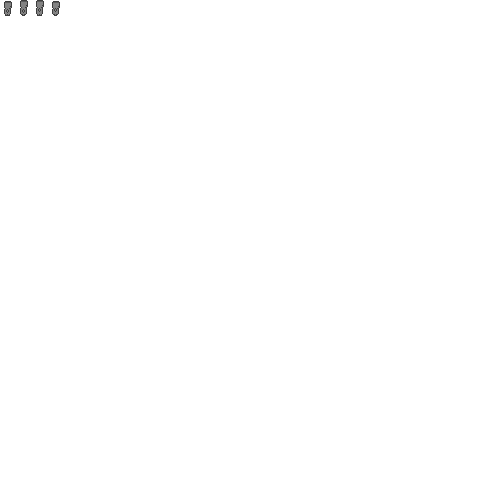
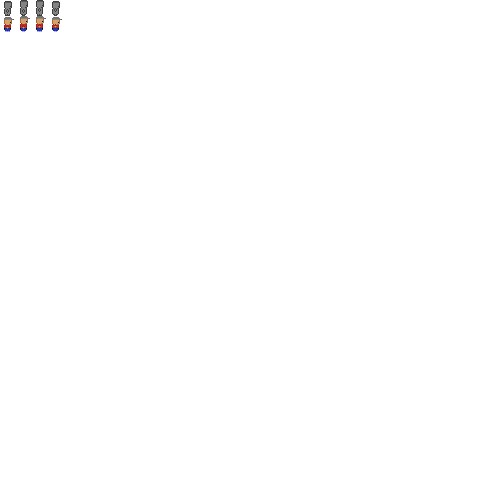
Layer changes from the first 480px x 480px image to the second:
renamed "Layer 1" to "Layer 5", painted on it over (x1=4, y1=16, x2=62, y2=32)
